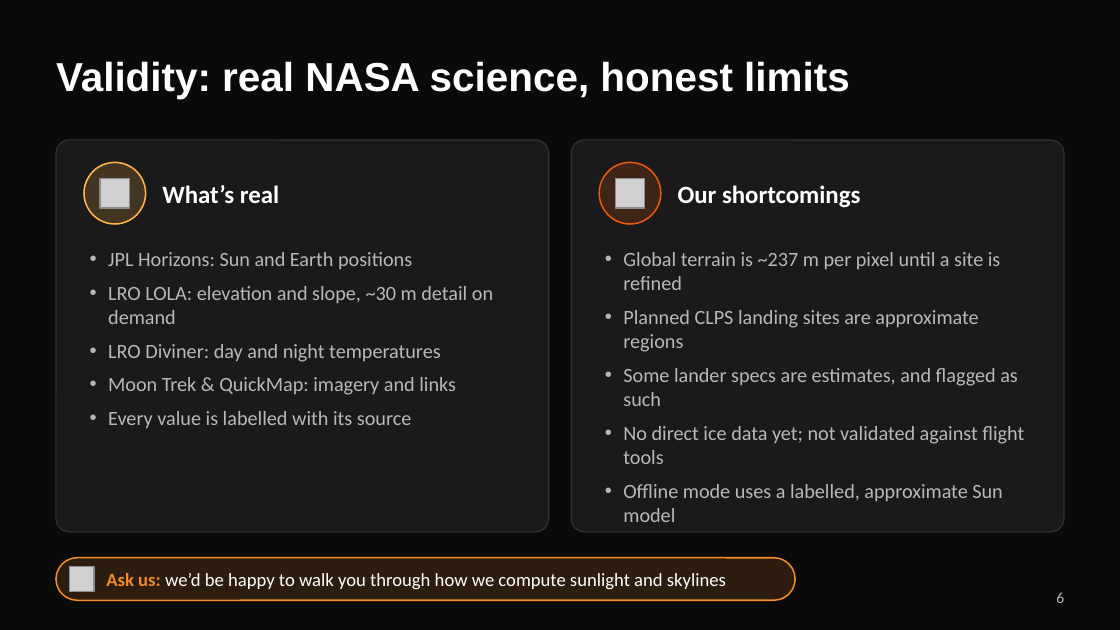
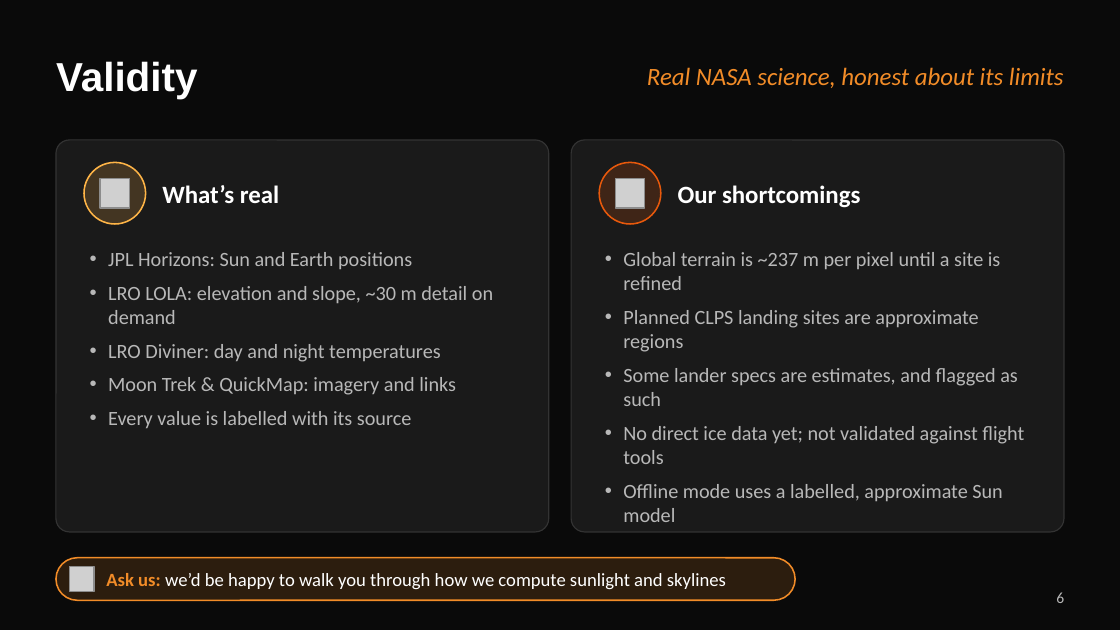
Before and after one commit to McCEwan/Lunarcy, a slide deck: slide 6 of Lunarcy_pitch.pptx. Drawn at 1120x630 pixels with LibreOffice and Linux fonts; fonts in the diff are those of the drawing; grey boxes stand for pictures. Boxes give left, top, right and bottom in pixels: in the first picture for what was removed or moved away, otherwise in the second. Text is boxed around its words. In the diff, an @@ line names an element or a change of style, - is before the commit and + after.

```diff
--- a/Lunarcy_pitch.pptx
+++ b/Lunarcy_pitch.pptx
@@ text at bbox=[647, 67, 1064, 88]: text changed; size 26 to 16 pt; font Arial to Calibri; text colour #FFFFFF to #F28C28; bold off; italic on @@
-Validity: real NASA science, honest limits
+Real NASA science, honest about its limits
```
Also in this commit, not shown: 3 other slides changed, 1 other file.
